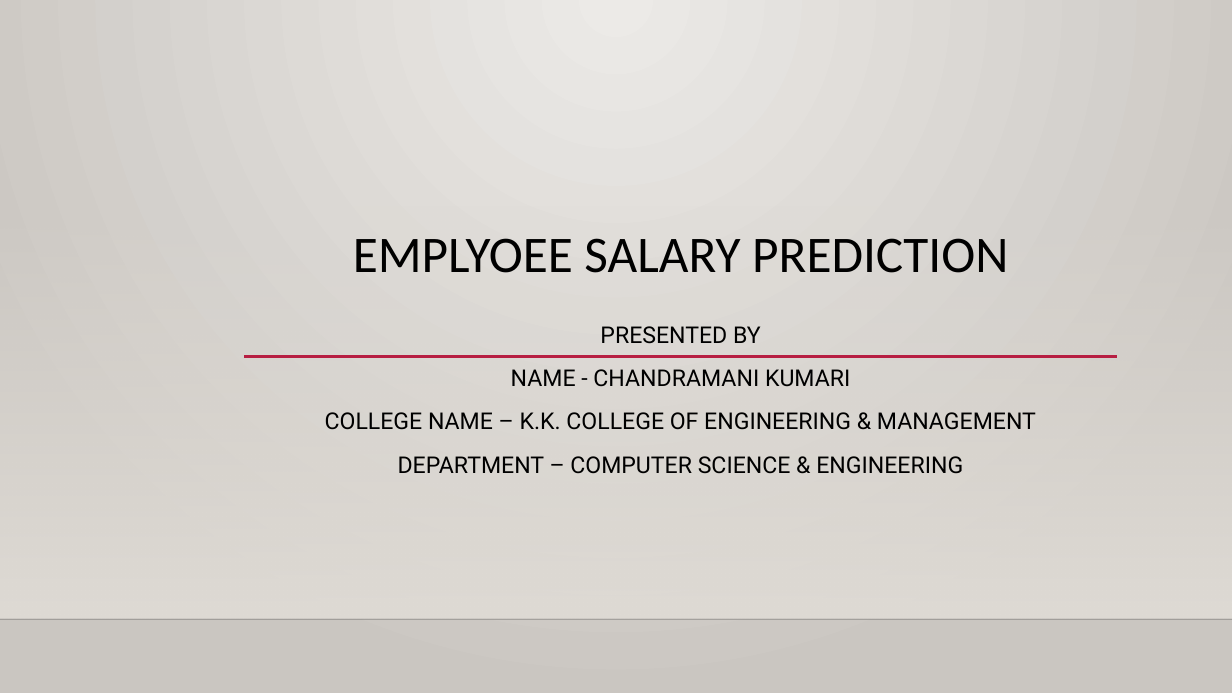
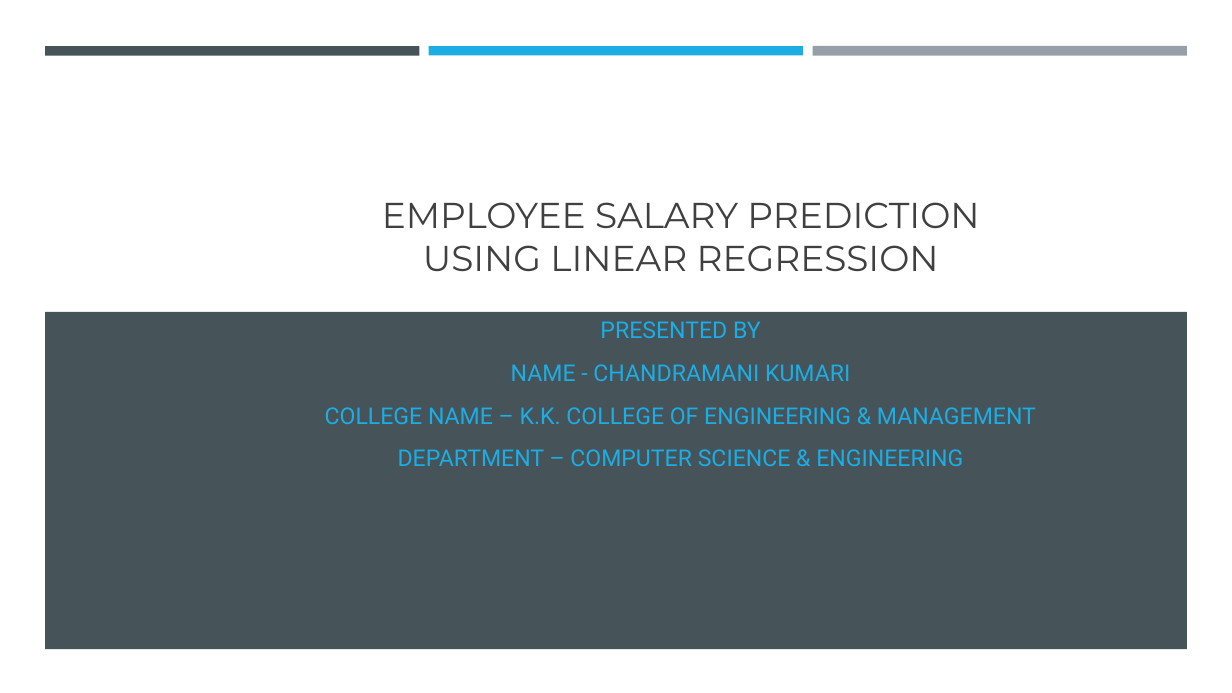
Before and after one commit to chandramani21/Employee_salary_prediction, a slide deck: slide 1 of Emplyoee Salary prediction.pptx. Drawn at 1232x693 pixels with LibreOffice and Linux fonts; fonts in the diff are those of the drawing; background and template pictures are left out. Boxes give left, top, right and bottom in pixels: in the first picture for what was removed or moved away, otherwise in the second. Text is boxed around its words. In the diff, an @@ line names an element or a change of style, - is before the commit and + after.

```diff
--- a/Emplyoee Salary prediction.pptx
+++ b/Emplyoee Salary prediction.pptx
@@ background gradient #ECEAE7 to #CAC7C1 to #FFFFFF @@
@@ rectangle added at <box>45,46,420,55</box>, fill #465359 @@
@@ rectangle added at <box>429,46,803,55</box>, fill #1CADE4 @@
@@ rectangle added at <box>812,46,1187,56</box>, fill #969FA7 @@
@@ title at <box>382,202,979,271</box>: text changed; size 40 to 28 pt; font Calibri to Montserrat; text colour #000000 to #404040 @@
-EMPLYOEE SALARY PREDICTION
+EMPLOYEE SALARY PREDICTION
+USING LINEAR REGRESSION
@@ rectangle: place and size @@
-rectangle at <box>0,204,1232,619</box>
+rectangle at <box>45,311,1188,649</box>
@@ rectangle at <box>45,311,1188,649</box>: fill gradient #DFDBD5 to #465359 @@
@@ subtitle "PRESENTED BY" at <box>325,321,1036,466</box>: text colour #000000 to #1CADE4 @@
@@ line removed from (244, 357) to (1117, 357) @@
@@ line removed from (0, 619) to (1232, 619) @@
```
Also in this commit, not shown: 2 other slides changed, 29 slides added, 2 slides removed.
